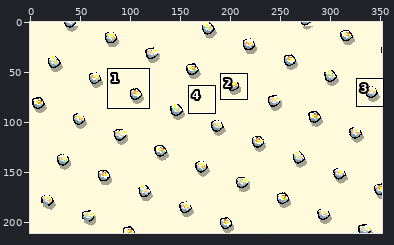
Two states of a sprite sheet, Graphics/menu_background1.png. The picture above shows the old version from afar; the outline marks the close-up.
Close-up. Old version:
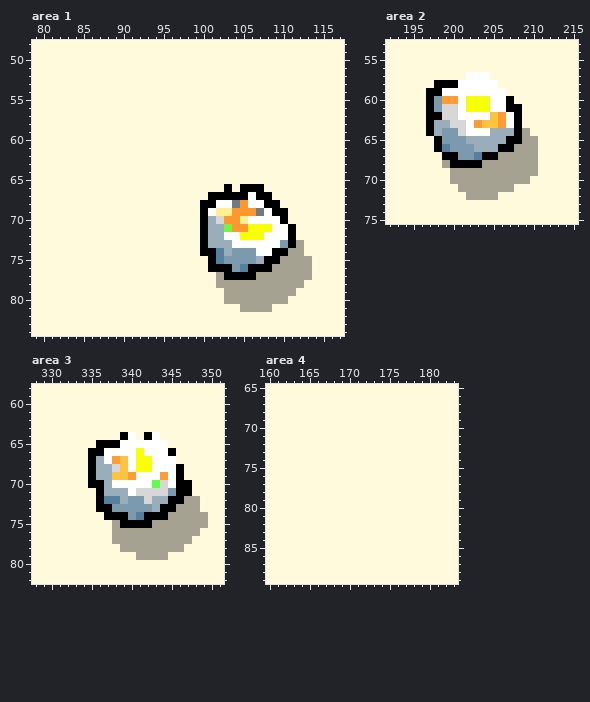
The file is 352x211 pixels. Shown: area 1: x 79..117, y 48..84; area 2: x 192..215, y 53..75; area 3: x 328..351, y 58..82; area 4: x 160..183, y 65..89. The commit also changed other parts of the picture, which this record leaves out.
New version:
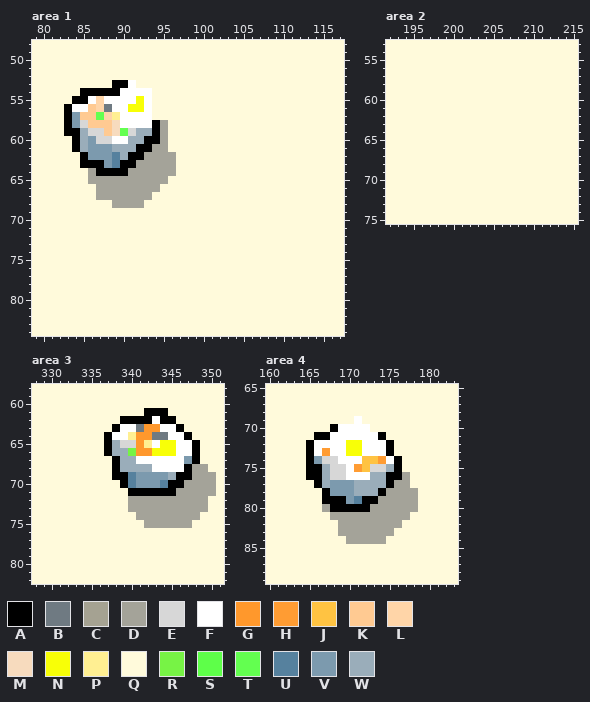
Palette (. is transparent): A #000000  B #6f7a82  C #a5a292  D #a4a399  E #d7d7d7  F #ffffff  G #ff982c  H #ff9c33  J #ffc342  K #ffca92  L #ffd5a8  M #f7dbbe  N #f8ff07  P #ffef92  Q #fffadb  R #77f345  S #5eff49  T #63ff50  U #56819e  V #7c9aae  W #9aadba
The edit:
Changed rows in their new state; - is an unchanged pixel.
Area 1:
first column x 83:
53 ------AAF----------------------
54 --AAAAAFFFF--------------------
55 -AAFLFFFFNF--------------------
56 AFFKLBFFNNF--------------------
57 AVKKTLPFFFF--------------------
58 AVEKKKMFFFFAD------------------
59 AAWEEKMTEWWAD------------------
60 -AWVEEFFWWAAD------------------
61 -AWVVVWWWAADD------------------
62 --AVVVUWAADDDD-----------------
63 --AAAVUAADDDDD-----------------
64 ---DAAAADDDDDD-----------------
65 ---DDDDDDDDDD------------------
66 ----DDDDDDDD--------Q-QQQ------
67 ----DDDDDDD-------QQQQQQQQ-----
68 ------DDDD-------QQQQQQQQQQ----
69 -----------------QQQQQQQQQQQ---
70 -----------------QQQQQQQQQQQ---
71 -----------------QQQQQQQQQQQQ--
72 -----------------QQQQQQQQQQQQ--
73 -----------------QQQQQQQQQQQQQ-
74 -----------------QQQQQQQQQQQQQ-
75 ------------------QQQQQQQQQQQQQ
76 ------------------QQQQQQQQQQQQQ
77 -------------------QQQQQQQQQQQQ
78 -------------------QQQQQQQQQQQ-
79 --------------------QQQQQQQQQ--
80 --------------------QQQQQQQQ---
81 ----------------------QQQQ-----
Area 2:
first column x 197:
57 -----QQQ------
58 -QQQQQQQQ-----
59 QQQQQQQQQQ----
60 QQQQQQQQQQQ---
61 QQQQQQQQQQQQ--
62 QQQQQQQQQQQQ--
63 QQQQQQQQQQQQ--
64 QQQQQQQQQQQQQ-
65 -QQQQQQQQQQQQQ
66 -QQQQQQQQQQQQQ
67 --QQQQQQQQQQQQ
68 --QQQQQQQQQQQQ
69 ---QQQQQQQQQQQ
70 ---QQQQQQQQQQ-
71 ----QQQQQQQ---
72 -----QQQQ-----
Area 3:
first column x 335:
61 -------AAA------
62 ----AAAAFAA-----
63 ---AFFBGGFFA----
64 --AFFPGGBBFFA---
65 -Q-WEEGP-NNFFA--
66 QQAWWRGGNNNFFA--
67 QQQAWWFF---FVA--
68 QQQAWWWW---FADD-
69 QQQAAUVVVVW-ADDD
70 QQQQAUVVVUA-DDDD
71 -QQQQAAAAAADDDDD
72 -QQQQDDDDDDDDDD-
73 -QQQQDDDDDDDDDD-
74 --QQQQDDDDDDDDQ-
75 ---QQQQDDDDDDQQ-
76 ---QQQQQQQQQQQ--
77 ---QQQQQQQQQQ---
78 ----QQQQQQQQ----
79 ------QQQQ------
Area 4:
first column x 165:
69 ------F-------
70 ---AFFFF------
71 -AAFFFFFFA----
72 AFFFFNNFFFA---
73 AFHFFNNFFFA---
74 AVEEFFFJJHFA--
75 AAWEEFHJEEWA--
76 AAWEEFFFWWAAD-
77 -AWVVVWWWWADD-
78 --AVVVWWWADDDD
79 --AAAVUAADDDDD
80 --DAAAAADDDDDD
81 ---DDDDDDDDDD-
82 ----DDDDDDDD--
83 ----DDDDDDD---
84 -----DDDDD----
Changed places in both close-ups, as pixel boxes (x1, y1, x2, y2):
changed: (64, 80, 176, 208)
changed: (200, 184, 312, 312)
changed: (426, 72, 538, 200)
changed: (88, 408, 216, 560)
changed: (306, 416, 418, 544)
